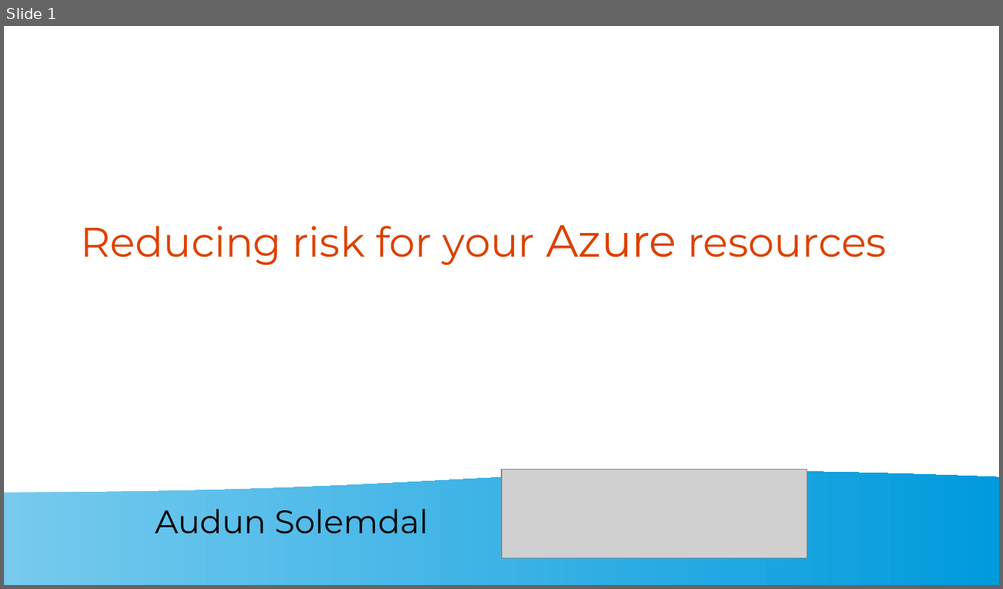
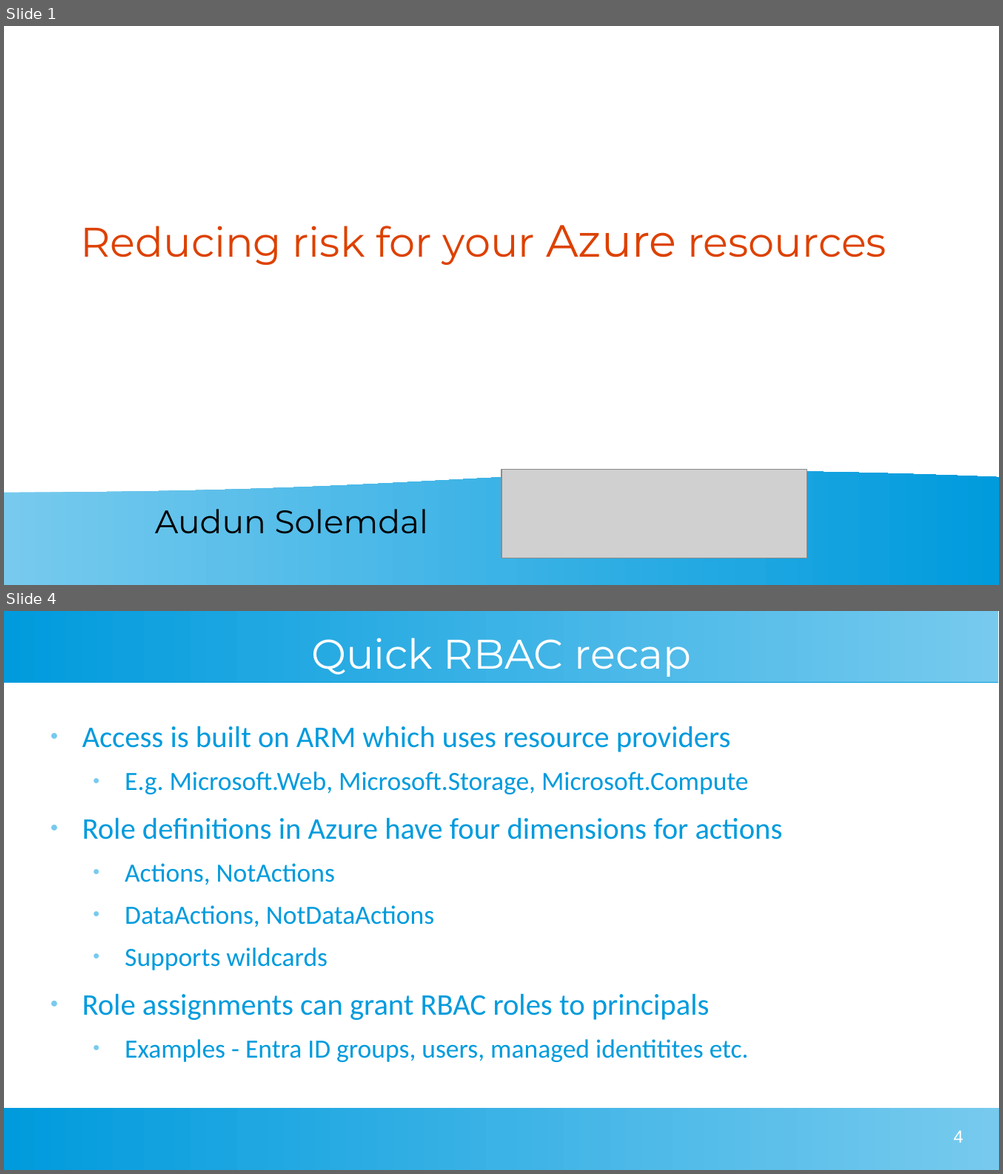
Before and after one commit to solomson/solom.tech, a slide deck: assets/presentations/reducing-azure-risk.odp. Shown one above the other, each under a label of ours: slide 1 before the commit, slides 1 and 4 after it; the slides between them are not shown. The pictures are 1003x589 and 1003x1174 pixels, drawn with LibreOffice and Linux fonts; fonts in the diff are those of the drawing; grey boxes stand for pictures. Boxes give left, top, right and bottom in pixels: in the first picture for what was removed or moved away, otherwise in the second. Text is boxed around its words. In the diff, an @@ line names an element or a change of style, - is before the commit and + after.

```diff
--- a/assets/presentations/reducing-azure-risk.odp
+++ b/assets/presentations/reducing-azure-risk.odp
@@ slide 4 added at (4,611,999,1170), background #FFFFFF @@
@@ rectangle added at (4,611,999,682), fill gradient #77CAEE to #75C9EE to #73C9ED to #71C8ED to #6FC7ED to #6EC6ED @@
@@ title added at (311,638,691,677), 33 pt, text #FFFFFF @@
+Quick RBAC recap
@@ text added at (82,726,782,1062), 21 pt, text #009BDD @@
+● Access is built on ARM which uses resource providers
+  ● E.g. Microsoft.Web, Microsoft.Storage, Microsoft.Compute
+● Role definitions in Azure have four dimensions for actions
+  ● Actions, NotActions
+  ● DataActions, NotDataActions
+  ● Supports wildcards
+● Role assignments can grant RBAC roles to principals
+  ● Examples - Entra ID groups, users, managed identitites etc.
@@ rectangle added at (4,1108,999,1170), fill gradient #77CAEE to #75C9EE to #73C9ED to #71C8ED to #6FC7ED to #6EC6ED @@
@@ page number added at (953,1130,963,1143), 14 pt, text #FFFFFF @@
+4
```
Also in this commit, not shown: 21 other slides added, 1 slide removed, 4 other files.
